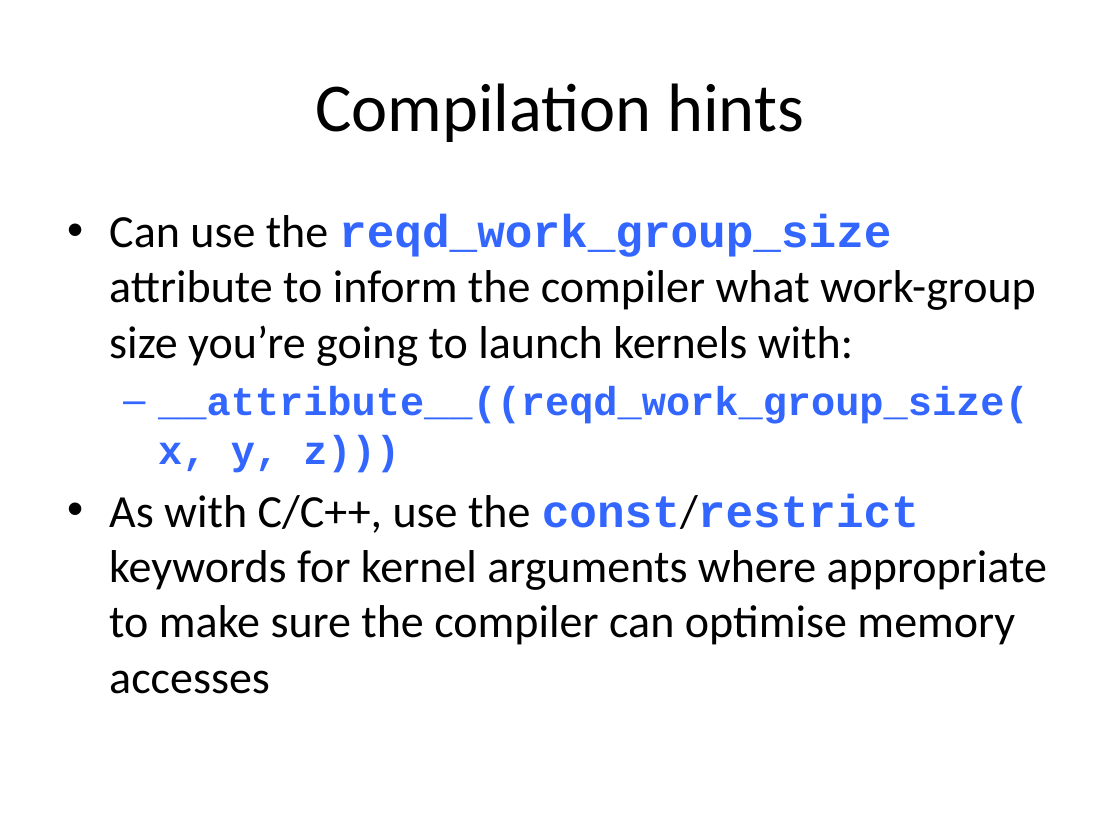
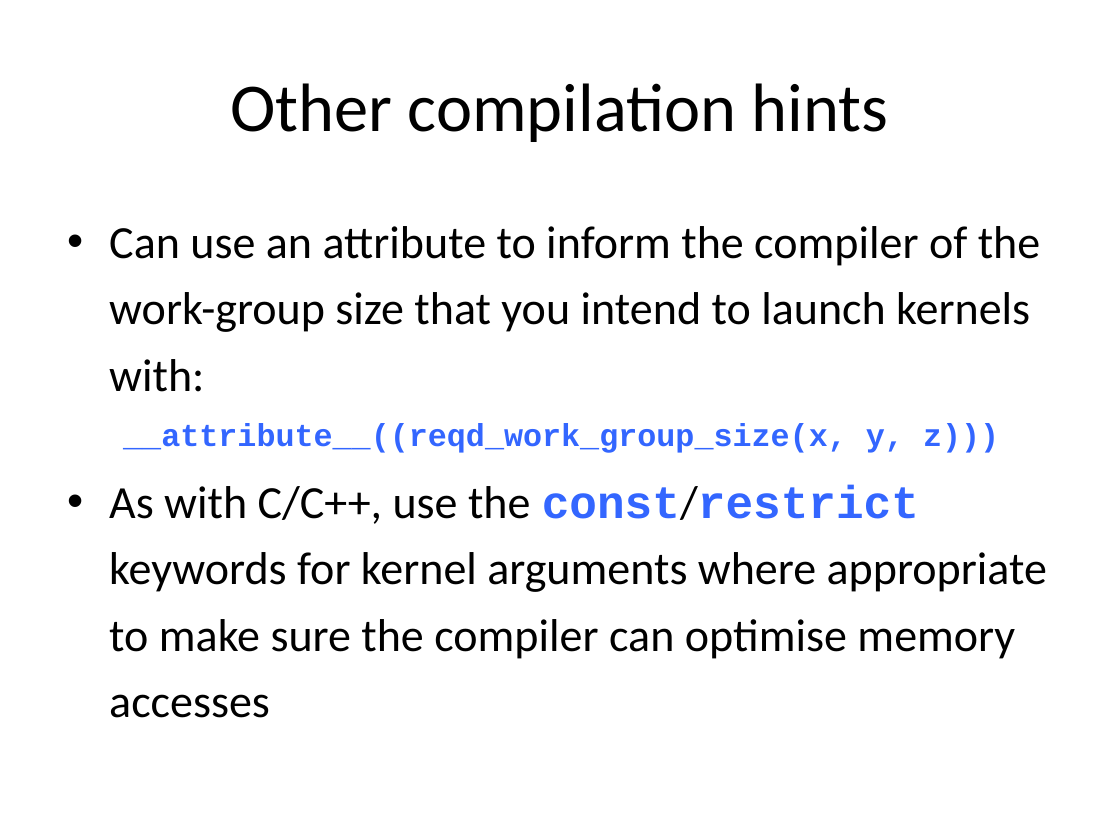
Before and after one commit to UoB-HPC/opencl-training-code, a slide deck: slide 17 of slides/advanced_part2.pptx. Drawn at 1120x840 pixels with LibreOffice and Linux fonts; fonts in the diff are those of the drawing. Boxes give left, top, right and bottom in pixels: in the first picture for what was removed or moved away, otherwise in the second. Text is boxed around its words. In the diff, an @@ line names an element or a change of style, - is before the commit and + after.

Commit message:
Minor tweaks to Part2 slides.

```diff
--- a/slides/advanced_part2.pptx
+++ b/slides/advanced_part2.pptx
@@ title at <box>230,83,889,142</box>: text changed @@
-Compilation hints
+Other compilation hints
@@ text at <box>109,226,1040,392</box>: text changed @@
-• Can use the reqd_work_group_size attribute to inform the compiler what work-group size you’re going to launch kernels with:
+• Can use an attribute to inform the compiler of the work-group size that you intend to launch kernels with:
@@ text at <box>109,423,1047,718</box>: size 25.9 to 20.4 pt in "__attribute__((reqd_work_group_size(x, y, z)))"; bullet – to none; line spacing 1 to 1.2; less space between paragraphs @@
```
